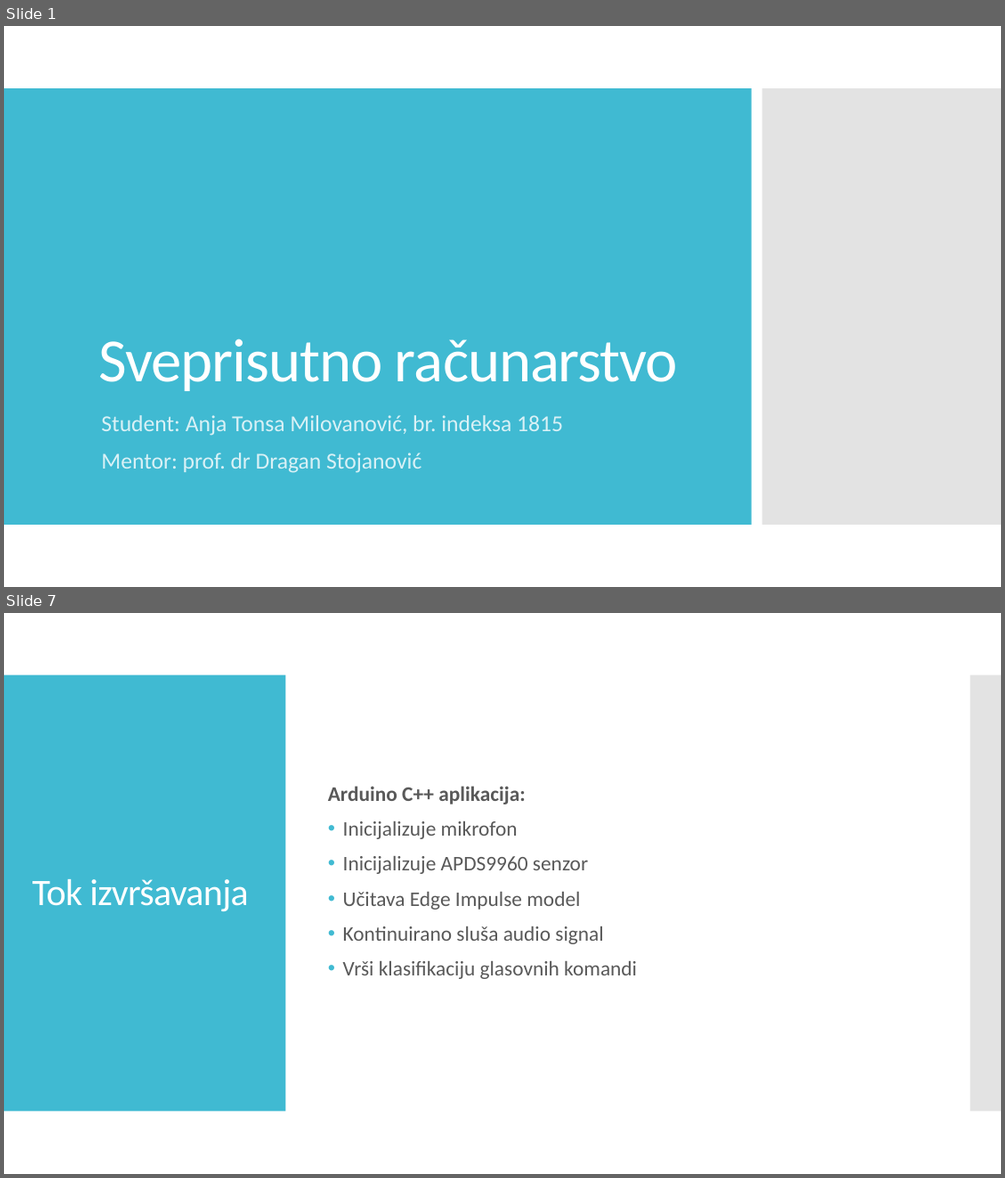
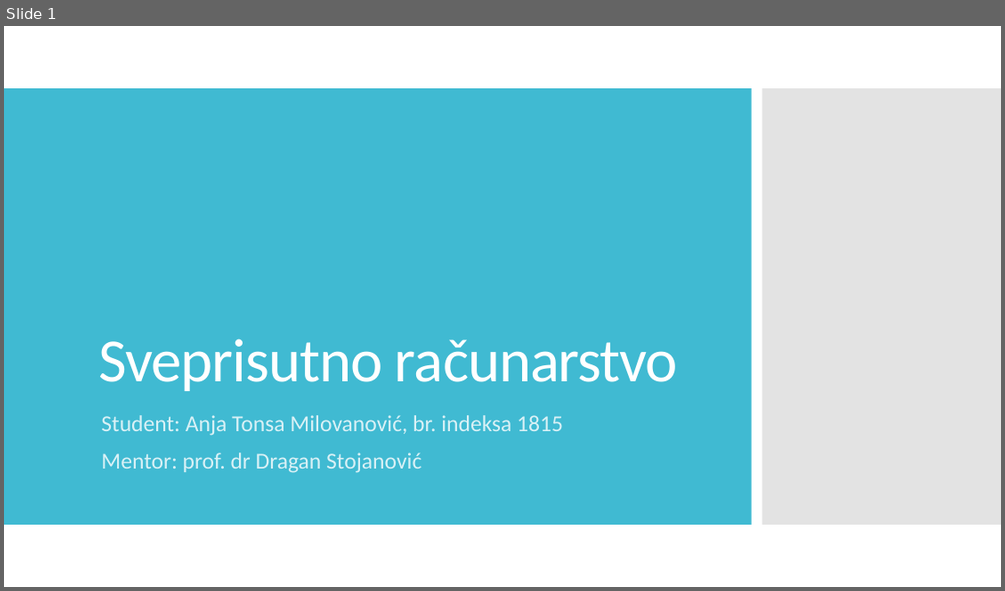
Before and after one commit to anjatonsa/ips-project2, a slide deck: Sveprisutno računarstvo - Projekat 2.pptx. Shown one above the other, each under a label of ours: slides 1 and 7 before the commit, slide 1 after it; the slides between them are not shown. The pictures are 1005x1178 and 1005x591 pixels, drawn with LibreOffice and Linux fonts; fonts in the diff are those of the drawing. Boxes give left, top, right and bottom in pixels: in the first picture for what was removed or moved away, otherwise in the second. Text is boxed around its words. In the diff, an @@ line names an element or a change of style, - is before the commit and + after.

```diff
--- a/Sveprisutno računarstvo - Projekat 2.pptx
+++ b/Sveprisutno računarstvo - Projekat 2.pptx
@@ slide 7 removed at [4,613,1001,1174], background #FFFFFF @@
@@ rectangle removed at [4,675,286,1111] @@
@@ rectangle removed at [971,675,1001,1111] @@
@@ text removed at [328,786,637,979] @@
-Arduino C++ aplikacija:
-• Inicijalizuje mikrofon
-• Inicijalizuje APDS9960 senzor
-• Učitava Edge Impulse model
-• Kontinuirano sluša audio signal
-• Vrši klasifikaciju glasovnih komandi
@@ title removed at [32,879,248,911] @@
-Tok izvršavanja
```
Also in this commit, not shown: 5 slides changed, 3 slides added, 2 other slides removed, 3 other files.
